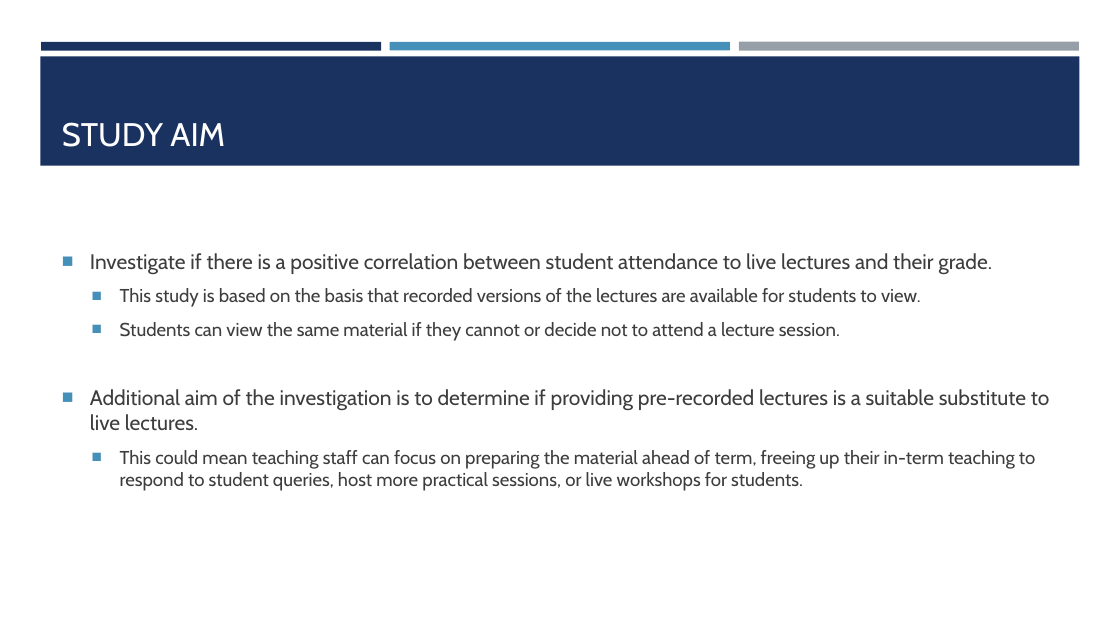
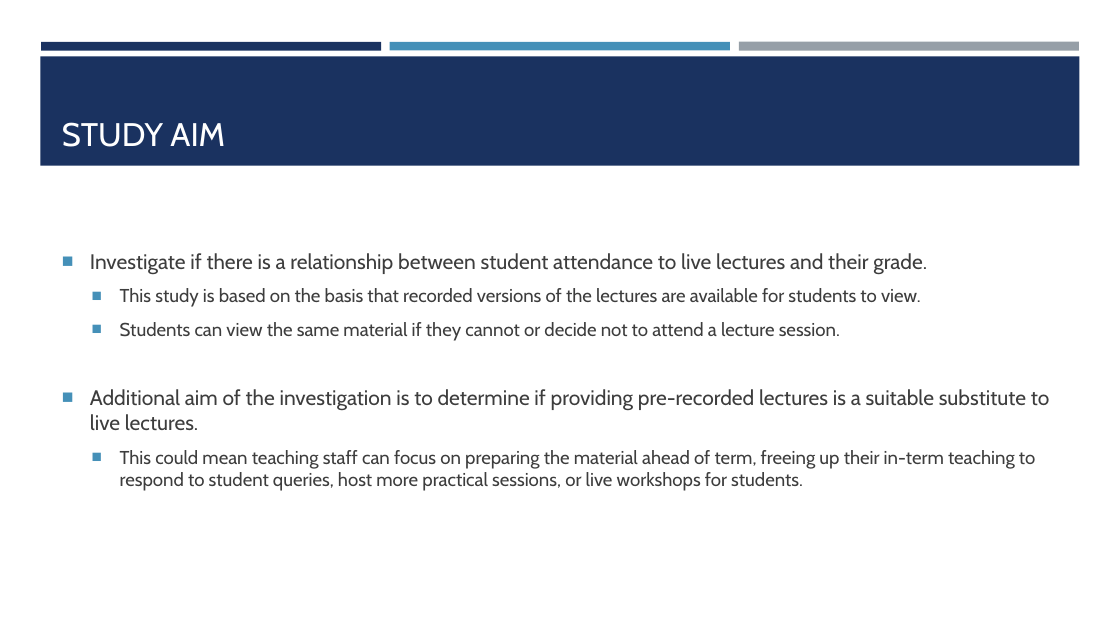
Before and after one commit to ChrisAcornleyPhD/CAP512Data, a slide deck: slide 2 of scripts/CAP512.pptx. Drawn at 1120x630 pixels with LibreOffice and Linux fonts; fonts in the diff are those of the drawing. Boxes give left, top, right and bottom in pixels: in the first picture for what was removed or moved away, otherwise in the second. Text is boxed around its words. In the diff, an @@ line names an element or a change of style, - is before the commit and + after.

```diff
--- a/scripts/CAP512.pptx
+++ b/scripts/CAP512.pptx
@@ text at (90, 253, 927, 275): text changed @@
-■ Investigate if there is a positive correlation between student attendance to live lectures and their grade.
+■ Investigate if there is a relationship between student attendance to live lectures and their grade.
```
Also in this commit, not shown: 2 other slides changed.
